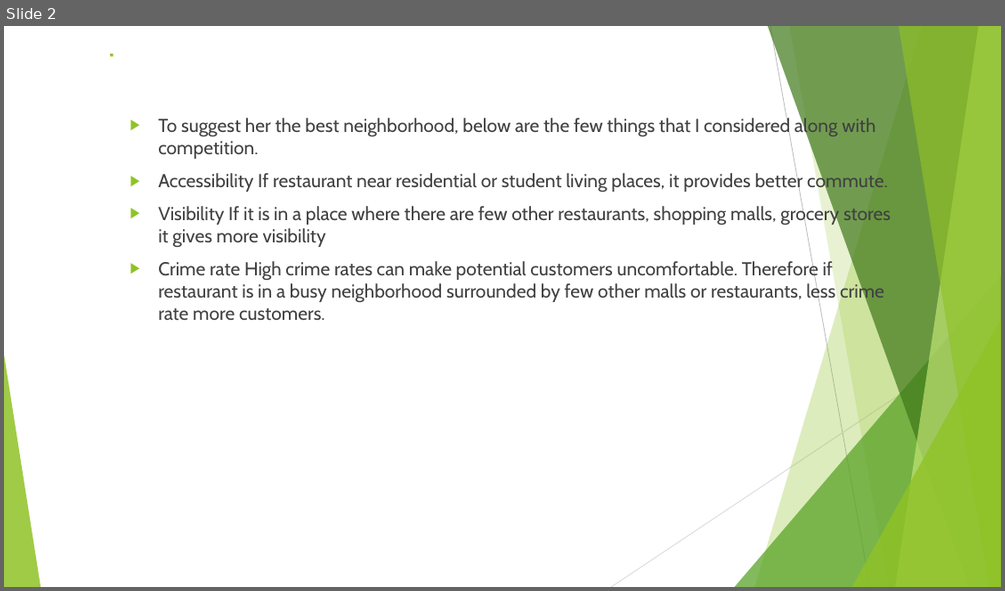
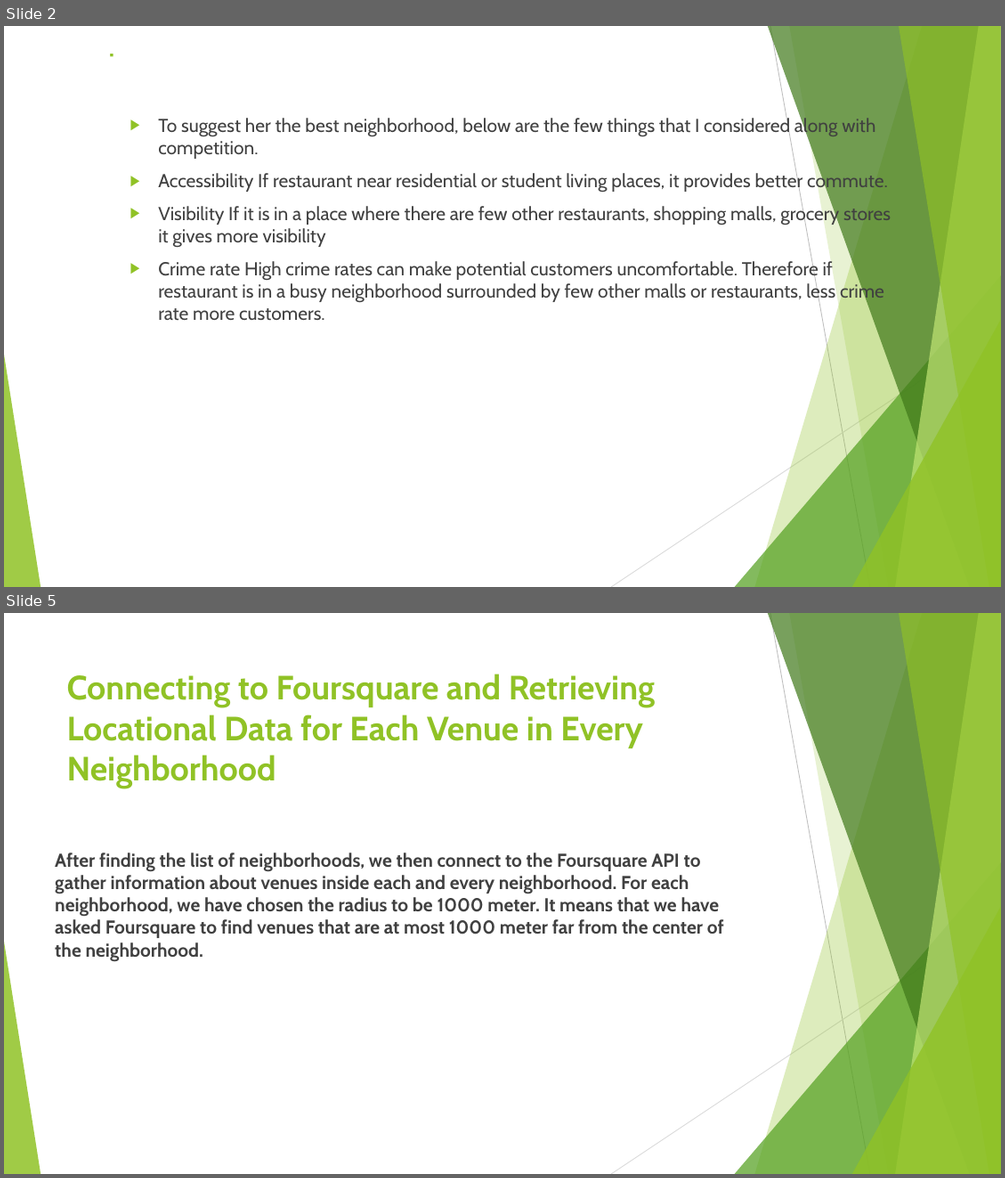
Before and after one commit to Sreedeepthinukala/Coursera_Capstone, a slide deck: Identifying Neighborhood to open a restaurant.pptx. Shown one above the other, each under a label of ours: slide 2 before the commit, slides 2 and 5 after it; the slides between them are not shown. The pictures are 1005x591 and 1005x1178 pixels, drawn with LibreOffice and Linux fonts; fonts in the diff are those of the drawing. Boxes give left, top, right and bottom in pixels: in the first picture for what was removed or moved away, otherwise in the second. Text is boxed around its words. In the diff, an @@ line names an element or a change of style, - is before the commit and + after.

```diff
--- a/Identifying Neighborhood to open a restaurant.pptx
+++ b/Identifying Neighborhood to open a restaurant.pptx
@@ slide 5 added at [4, 613, 1001, 1174], background #FFFFFF; not listed: 10 template elements that a slide beside it also shows @@
@@ title added at [67, 674, 655, 788], 32.4 pt, text #90C226, bold @@
+Connecting to Foursquare and Retrieving Locational Data for Each Venue in Every Neighborhood
@@ text added at [55, 852, 724, 962], 18 pt, text #404040, bold @@
+After finding the list of neighborhoods, we then connect to the Foursquare API to gather information about venues inside each and every neighborhood. For each neighborhood, we have chosen the radius to be 1000 meter. It means that we have asked Foursquare to find venues that are at most 1000 meter far from the center of the neighborhood.
```
Also in this commit, not shown: 2 slides changed, 3 other slides added, 1 slide removed.
